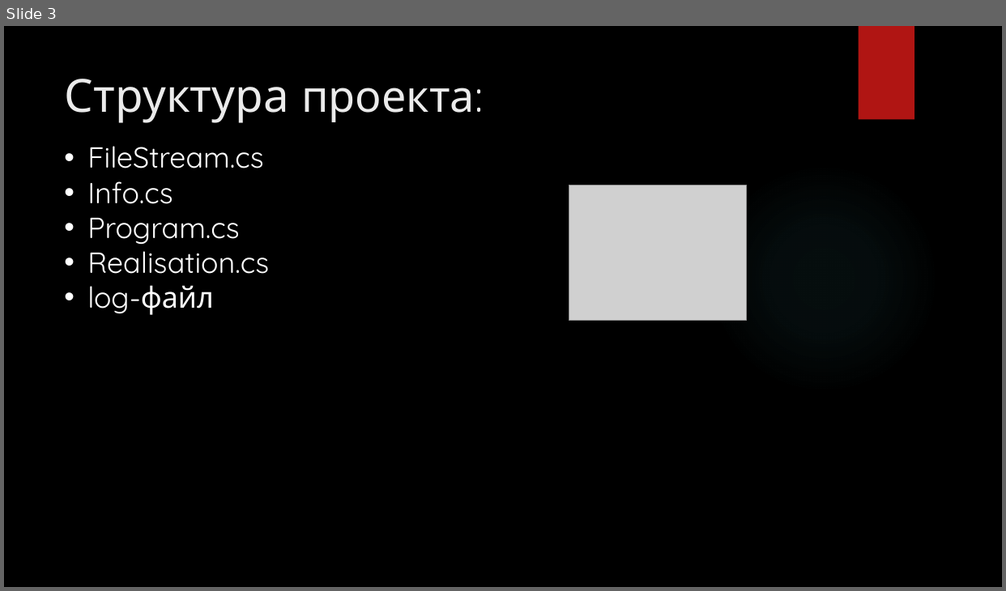
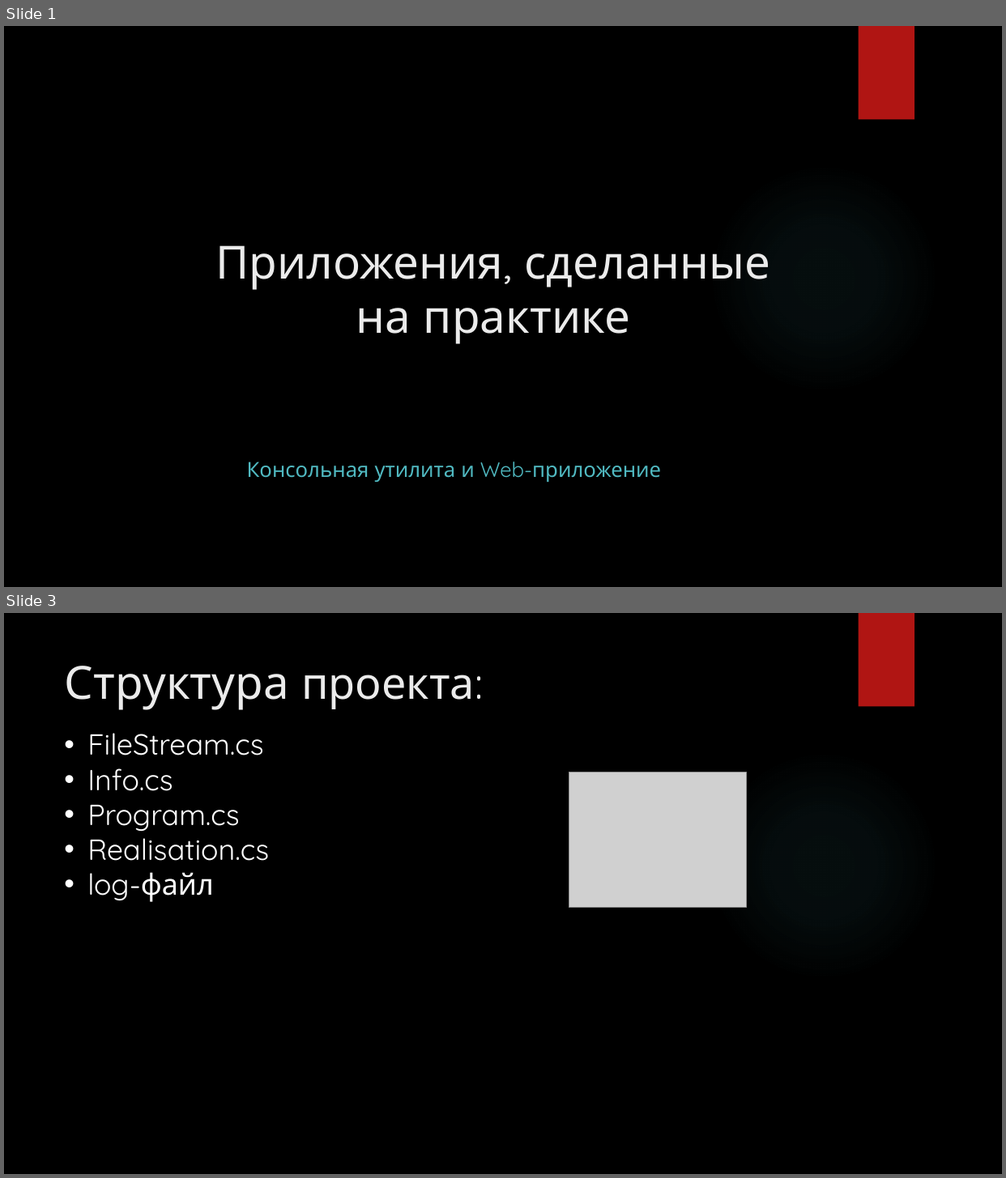
Before and after one commit to T0person/Practic, a slide deck: Практика.pptx. Shown one above the other, each under a label of ours: slide 3 before the commit, slides 1 and 3 after it; the slides between them are not shown. The pictures are 1006x591 and 1006x1178 pixels, drawn with LibreOffice and Linux fonts; fonts in the diff are those of the drawing; grey boxes stand for pictures; background and template pictures are left out. Boxes give left, top, right and bottom in pixels: in the first picture for what was removed or moved away, otherwise in the second. Text is boxed around its words. In the diff, an @@ line names an element or a change of style, - is before the commit and + after.

```diff
--- a/Практика.pptx
+++ b/Практика.pptx
@@ slide 1 added at [4, 26, 1002, 587], background picture (left out); not listed: 2 template elements that a slide beside it also shows @@
@@ title added at [215, 246, 771, 344], 44 pt, text #EBEBEB @@
+Приложения, сделанные на практике
@@ text added at [247, 462, 661, 482], 20 pt, text #50B9C1 @@
+Консольная утилита и Web-приложение
```
Also in this commit, not shown: 1 slide changed, 11 other slides added, 1 slide removed.
